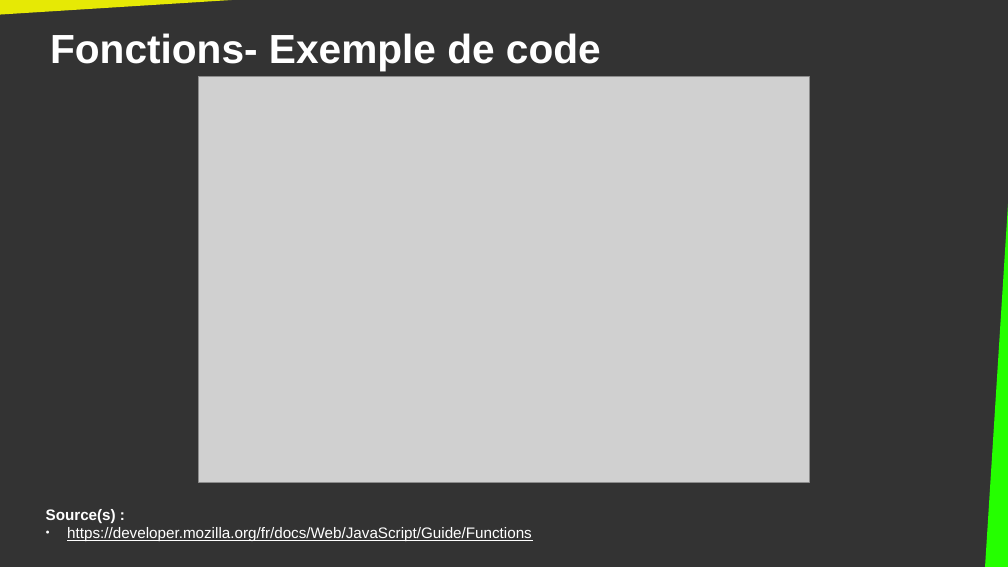
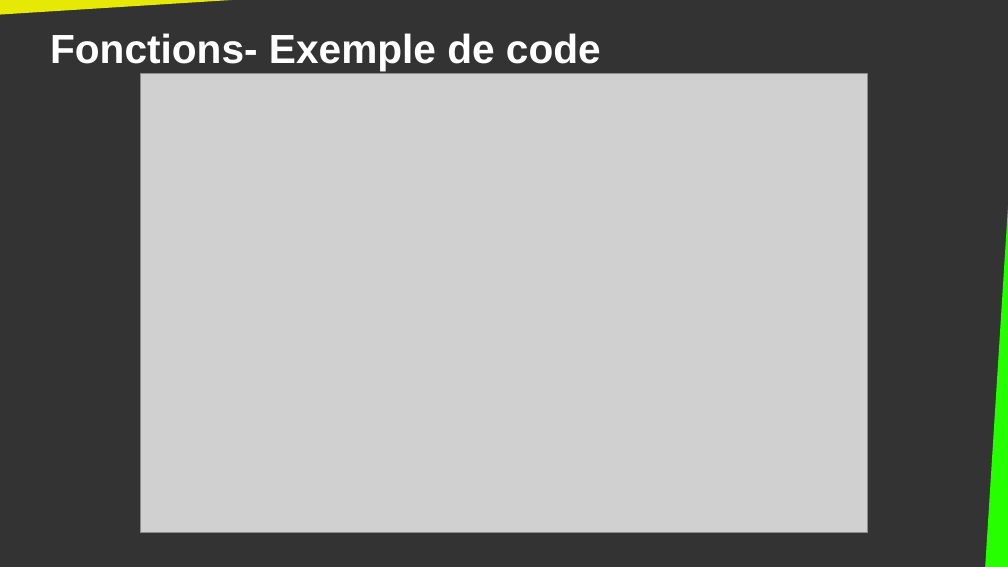
Before and after one commit to DanYellow/cours, a slide deck: slide 23 of integration-web-s2/travaux-pratiques/numero-5/presentation.odp (slide 21 before the commit). Drawn at 1008x567 pixels with LibreOffice and Linux fonts; fonts in the diff are those of the drawing; grey boxes stand for pictures. Boxes give left, top, right and bottom in pixels: in the first picture for what was removed or moved away, otherwise in the second. Text is boxed around its words. In the diff, an @@ line names an element or a change of style, - is before the commit and + after.

```diff
--- a/integration-web-s2/travaux-pratiques/numero-5/presentation.odp
+++ b/integration-web-s2/travaux-pratiques/numero-5/presentation.odp
@@ picture: place and size @@
-picture at <box>198,77,810,483</box>
+picture at <box>140,74,868,533</box>
@@ text removed at <box>46,509,532,541</box> @@
-Source(s) :
-● https://developer.mozilla.org/fr/docs/Web/JavaScript/Guide/Functions
```
Also in this commit, not shown: 7 other slides changed, 2 slides added, 3 other files.
